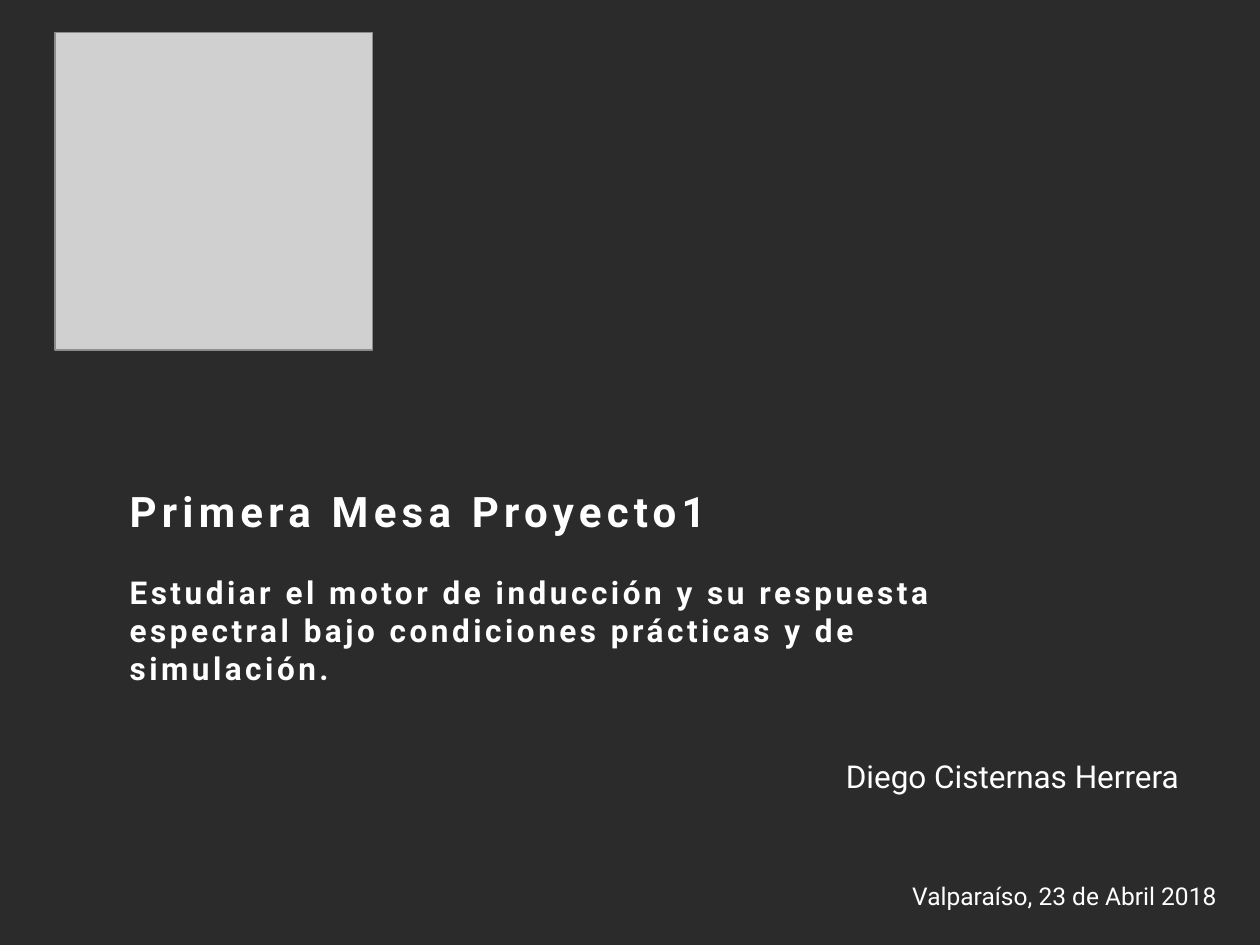
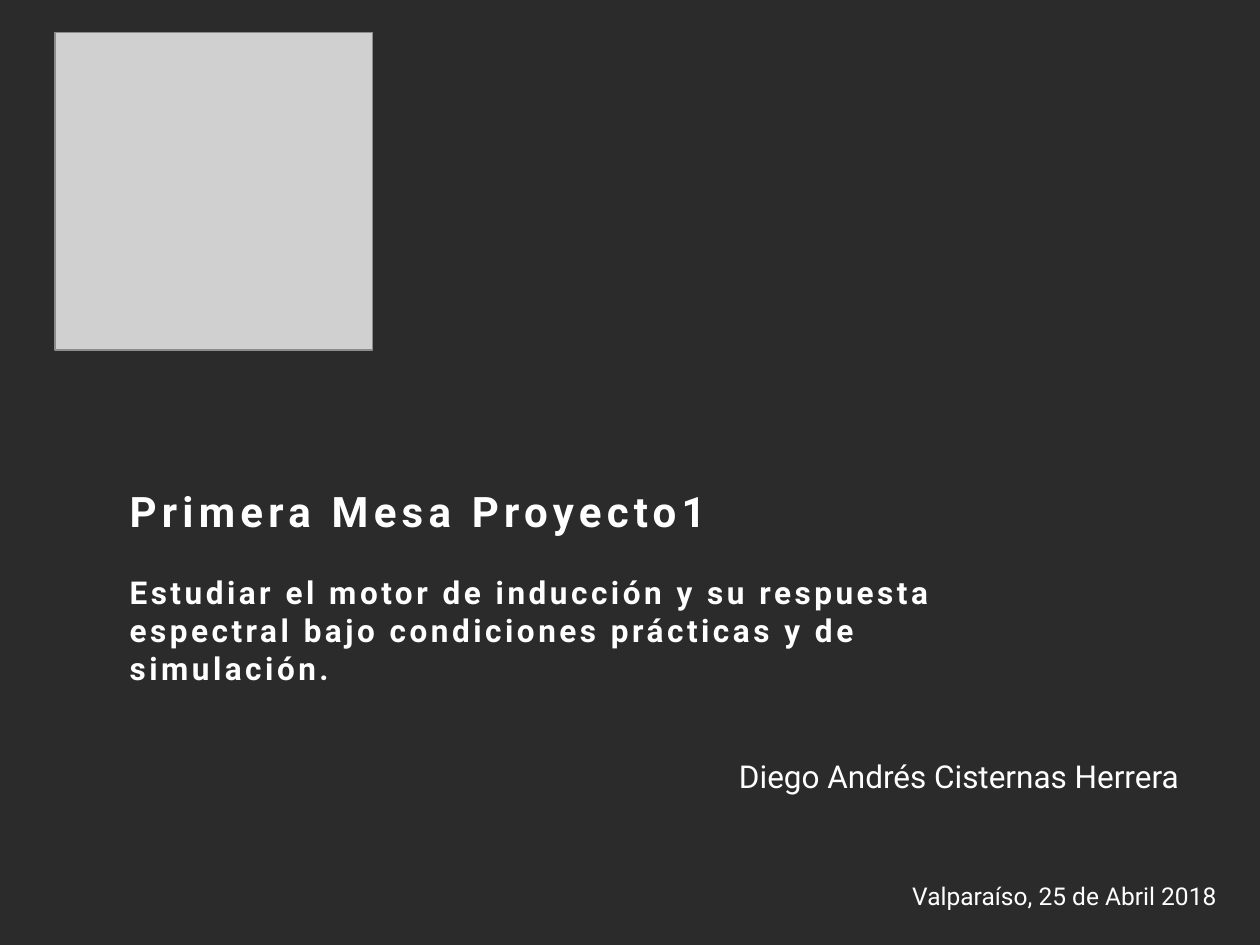
Before and after one commit to cisternashdiego/Proyecto1, a slide deck: slide 1 of Primera mesa.pptx. Drawn at 1260x945 pixels with LibreOffice and Linux fonts; fonts in the diff are those of the drawing; grey boxes stand for pictures; background and template pictures are left out; a plain dark background stands for a picture behind light text. Boxes give left, top, right and bottom in pixels: in the first picture for what was removed or moved away, otherwise in the second. Text is boxed around its words. In the diff, an @@ line names an element or a change of style, - is before the commit and + after.

```diff
--- a/Primera mesa.pptx
+++ b/Primera mesa.pptx
@@ text at <box>739,764,1179,795</box>: text changed @@
-Diego Cisternas Herrera
+Diego Andrés Cisternas Herrera
@@ text at <box>912,886,1216,910</box>: text changed @@
-Valparaíso, 23 de Abril 2018
+Valparaíso, 25 de Abril 2018
```
Also in this commit, not shown: 17 slides added, 1 slide removed, 2 other files.
